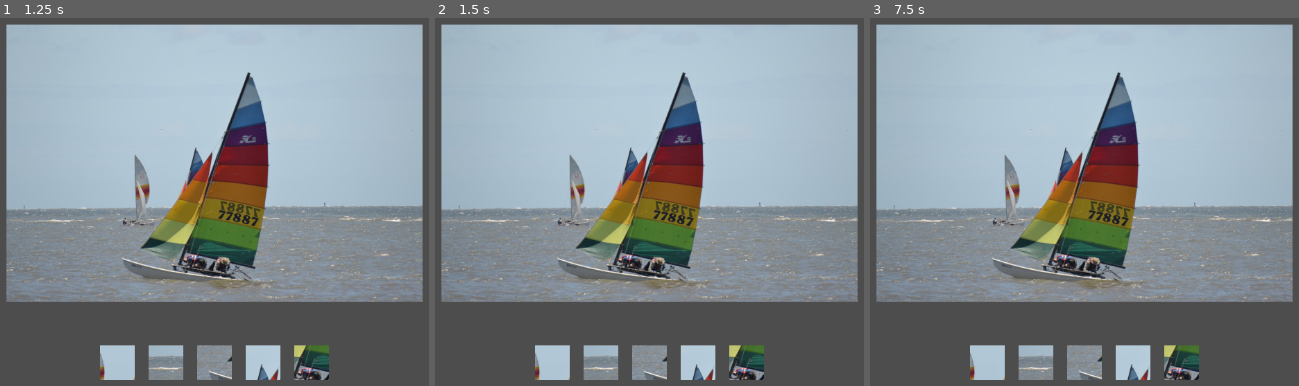
Above: before the commit, frames 1-3 (left to right).
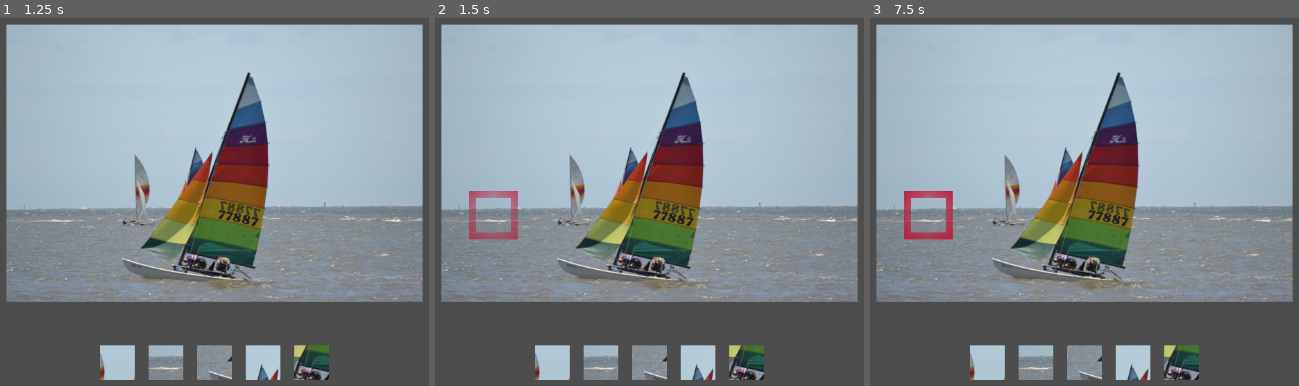
Above: after the commit, the same moments.

Repository: BriarSMC/Patterns
Game: Godot game, scene res://scene/game_play.tscn
Same seed, same stepped clock (60 frames per second), same inputs: the game is played once before the commit and once after it. The project has no main scene, so this scene is started directly.
Inputs (mouse positions are in pixels of both pictures, inside the frame that each line leads up to):
- Up to frame 1 (1.25 s): tap Enter at 0.5 s; move the mouse to (390, 183) at 0.52 s; click (390, 183) at 0.67 s
- Up to frame 2 (1.5 s): tap Space at 1.25 s; move the mouse to (490, 231) at 1.27 s; click (490, 231) at 1.42 s
- Up to frame 3 (7.5 s): tap Enter at 2, 3.5 s; move the mouse to (1166, 110) at 2.02 s; click (1166, 110) at 2.17 s; tap Space at 2.75, 4.25 s; move the mouse to (1045, 297) at 2.77 s; click (1045, 297) at 2.92 s; move the mouse to (outside the picture) at 3.52 s; click (outside the picture) at 3.67 s; move the mouse to (outside the picture) at 4.27 s; click (outside the picture) at 4.42 s; move the mouse to (1123, 205) at 5.02 s; click (1123, 205) at 5.17 s; move the mouse to (964, 95) at 5.77 s; click (964, 95) at 5.92 s; move the mouse to (1260, 183) at 6.52 s; click (1260, 183) at 6.67 s; move the mouse to (925, 231) at 7.27 s; click (925, 231) at 7.42 s

Frame 1 is identical in both runs. In frame 2, 0.7% of the frame differs, in the area x 7-20%, y 47-61%; in frame 3, 0.8%.

Commit message:
add frame on patterns found

Diff:
--- /dev/null
+++ b/scene/found_frame.tscn
@@ -0,0 +1,6 @@
+[gd_scene load_steps=2 format=3 uid="uid://dryh3hb153py2"]
+
+[ext_resource type="Texture2D" uid="uid://cktud87l5goam" path="res://images/frame_found.png" id="1_64vf5"]
+
+[node name="FoundFrame" type="Sprite2D"]
+texture = ExtResource("1_64vf5")
--- a/scene/game_play.tscn
+++ b/scene/game_play.tscn
@@ -2,11 +2,12 @@
 
 [ext_resource type="Script" path="res://script/game_play.gd" id="1_lf48k"]
 [ext_resource type="Texture2D" uid="uid://cey5sn8qjpe4i" path="res://images/pictures/testpic1.jpg" id="2_ydn58"]
-[ext_resource type="Texture2D" uid="uid://b6cdt8oh58e0" path="res://images/50x50-red.png" id="3_lt4nm"]
+[ext_resource type="PackedScene" uid="uid://dwsm1t2ir3sft" path="res://scene/patterns.tscn" id="3_dy2jk"]
 
-[node name="GamePlay" type="Node2D" node_paths=PackedStringArray("pattern_blocks")]
+[node name="GamePlay" type="Node2D" node_paths=PackedStringArray("pattern_node", "overlay_node")]
 script = ExtResource("1_lf48k")
-pattern_blocks = [NodePath("Patterns/Patt1"), NodePath("Patterns/Patt2"), NodePath("Patterns/Patt3"), NodePath("Patterns/Patt4"), NodePath("Patterns/Patt5")]
+pattern_node = NodePath("Patterns")
+overlay_node = NodePath("PictureArea/Picture/Overlays")
 
 [node name="PictureArea" type="Area2D" parent="."]
 
@@ -14,19 +15,6 @@
 texture = ExtResource("2_ydn58")
 centered = false
 
-[node name="Patterns" type="Node2D" parent="."]
+[node name="Overlays" type="Node2D" parent="PictureArea/Picture"]
 
-[node name="Patt1" type="Sprite2D" parent="Patterns"]
-texture = ExtResource("3_lt4nm")
-
-[node name="Patt2" type="Sprite2D" parent="Patterns"]
-texture = ExtResource("3_lt4nm")
-
-[node name="Patt3" type="Sprite2D" parent="Patterns"]
-texture = ExtResource("3_lt4nm")
-
-[node name="Patt4" type="Sprite2D" parent="Patterns"]
-texture = ExtResource("3_lt4nm")
-
-[node name="Patt5" type="Sprite2D" parent="Patterns"]
-texture = ExtResource("3_lt4nm")
+[node name="Patterns" parent="." instance=ExtResource("3_dy2jk")]
--- /dev/null
+++ b/scene/patterns.tscn
@@ -0,0 +1,23 @@
+[gd_scene load_steps=3 format=3 uid="uid://dwsm1t2ir3sft"]
+
+[ext_resource type="Texture2D" uid="uid://b6cdt8oh58e0" path="res://images/50x50-red.png" id="1_60xg1"]
+[ext_resource type="Script" path="res://script/patterns.gd" id="1_dnevl"]
+
+[node name="Patterns" type="Node2D" node_paths=PackedStringArray("pattern_blocks")]
+script = ExtResource("1_dnevl")
+pattern_blocks = [NodePath("Patt1"), NodePath("Patt2"), NodePath("Patt3"), NodePath("Patt4"), NodePath("Patt5")]
+
+[node name="Patt1" type="Sprite2D" parent="."]
+texture = ExtResource("1_60xg1")
+
+[node name="Patt2" type="Sprite2D" parent="."]
+texture = ExtResource("1_60xg1")
+
+[node name="Patt3" type="Sprite2D" parent="."]
+texture = ExtResource("1_60xg1")
+
+[node name="Patt4" type="Sprite2D" parent="."]
+texture = ExtResource("1_60xg1")
+
+[node name="Patt5" type="Sprite2D" parent="."]
+texture = ExtResource("1_60xg1")
--- a/script/game_play.gd
+++ b/script/game_play.gd
@@ -16,12 +16,15 @@
 
 # constants
 
+const found_frame = preload("res://scene/found_frame.tscn")
+
 const patterns_to_find = [66, 77, 52, 75, 18, 69, 61, 41]
 
 # exports (The following properties must be set in the Inspector by the designer)
 
 @export var picture_area_vertical_offset := 60
-@export var pattern_blocks: Array[Sprite2D]
+@export var pattern_node: Patterns
+@export var overlay_node: Node2D
 
 # public variables
 
@@ -63,7 +66,7 @@
 	patterns.shuffle()
 	printt(patterns_to_find, patterns)
 
-	arrange_pattern_boxes()
+	pattern_node.arrange_pattern_boxes(picture, patterns)
 
 
 
@@ -82,7 +85,7 @@
 		event.pressed):
 		var frame := get_frame_clicked(event.position)
 		if frame >= 0:
-			print("Frame: ", frame)
+			set_frame_found(frame)
 
 # Built-in Signal Callbacks
 
@@ -122,29 +125,23 @@
 	return frame_number
 
 
-# arrange_pattern_boxes()
-# Position pattern boxes on the screen
+# set_frame_found(frame)
+# Player cliced on one of our pattern frames
 #
 # Parameters
-#	None
+#	frame: int						Frame number found
 # Return
 #	None
 #==
 # What the code is doing (steps)
-func arrange_pattern_boxes() -> void:
-	var x_center := get_viewport_rect().end.x / 2
-	var y_pos := get_viewport_rect().end.y - 50 - Constant.PATTERN_SIZE
-	var cur_x := x_center - (int(pattern_blocks.size() / 2) * (Constant.PATTERN_SIZE + 20))
+func set_frame_found(frame: int) -> void:
+	if patterns.find(frame) < 0:
+		return
 
-	for i in pattern_blocks.size():
-		pattern_blocks[i].position.y = y_pos
-		pattern_blocks[i].position.x = cur_x
-		cur_x += Constant.PATTERN_SIZE + 20
-		pattern_blocks[i].texture = picture.texture
-		pattern_blocks[i].hframes = Constant.HFRAME_COUNT
-		pattern_blocks[i].vframes = Constant.VFRAME_COUNT
-		pattern_blocks[i].frame = patterns[i]
-		printt("i", i, "pattern #", patterns[i])
-
+	var pos := Vector2(frame % Constant.HFRAME_COUNT * Constant.PATTERN_SIZE  + Constant.PATTERN_SIZE / 2,
+					   (int(frame / Constant.HFRAME_COUNT) * Constant.PATTERN_SIZE) + Constant.PATTERN_SIZE / 2)
+	var overlay = found_frame.instantiate()
+	overlay.position = pos
+	overlay_node.add_child(overlay)
 
 # Subclasses
--- /dev/null
+++ b/script/patterns.gd
@@ -0,0 +1,84 @@
+class_name Patterns
+extends Node2D
+
+
+#region Description
+# <description>
+#endregion
+
+
+#region signals, enums, constants, variables, and such
+
+# signals
+
+# enums
+
+# constants
+
+# exports (The following properties must be set in the Inspector by the designer)
+
+@export var pattern_blocks: Array[Sprite2D]
+
+# public variables
+
+# private variables
+
+# onready variables
+
+#endregion
+
+
+# Virtual Godot methods
+
+# _ready()
+# Called when node is ready
+#
+# Parameters
+#		None
+# Return
+#		None
+#==
+# What the code is doing (steps)
+func _ready() -> void:
+	pass
+
+
+
+# Built-in Signal Callbacks
+
+
+# Custom Signal Callbacks
+
+
+# Public Methods
+
+# arrange_pattern_boxes(picture, patterns)
+# Position pattern boxes on the screen
+#
+# Parameters
+#	pictures: Sprite2D				Puzzle's picture
+#	patterns: Array[int]			Pattern frames to find
+# Return
+#	None
+#==
+# What the code is doing (steps)
+func arrange_pattern_boxes(picture: Sprite2D, patterns: Array[int]) -> void:
+	var x_center := get_viewport_rect().end.x / 2
+	var y_pos := get_viewport_rect().end.y - 50 - Constant.PATTERN_SIZE
+	var cur_x := x_center - (int(pattern_blocks.size() / 2) * (Constant.PATTERN_SIZE + 20))
+
+	for i in pattern_blocks.size():
+		pattern_blocks[i].position.y = y_pos
+		pattern_blocks[i].position.x = cur_x
+		cur_x += Constant.PATTERN_SIZE + 20
+		pattern_blocks[i].texture = picture.texture
+		pattern_blocks[i].hframes = Constant.HFRAME_COUNT
+		pattern_blocks[i].vframes = Constant.VFRAME_COUNT
+		pattern_blocks[i].frame = patterns[i]
+		printt("i", i, "pattern #", patterns[i], "pos", pattern_blocks[i].position)
+
+
+# Private Methods
+
+
+# Subclasses
Binary file added: images/frame_found.png
Not shown, added: images/frame_found.png.import
Not shown, added: images/xcf/frame_found.xcf
